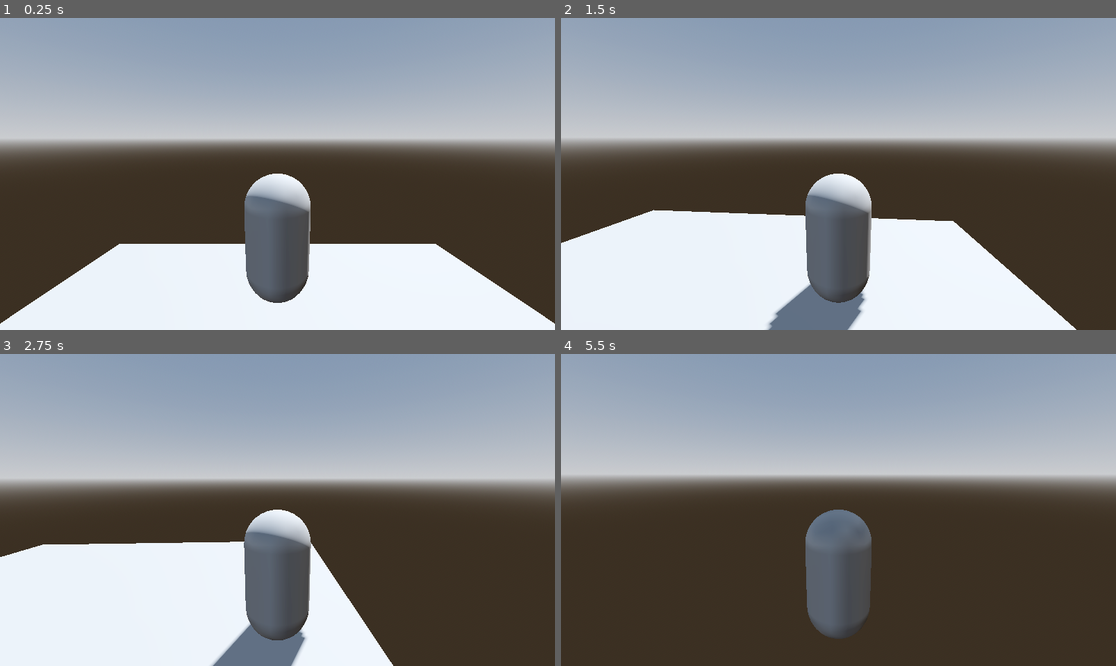
Above: before the commit, frames 1-4 (two rows, left to right).
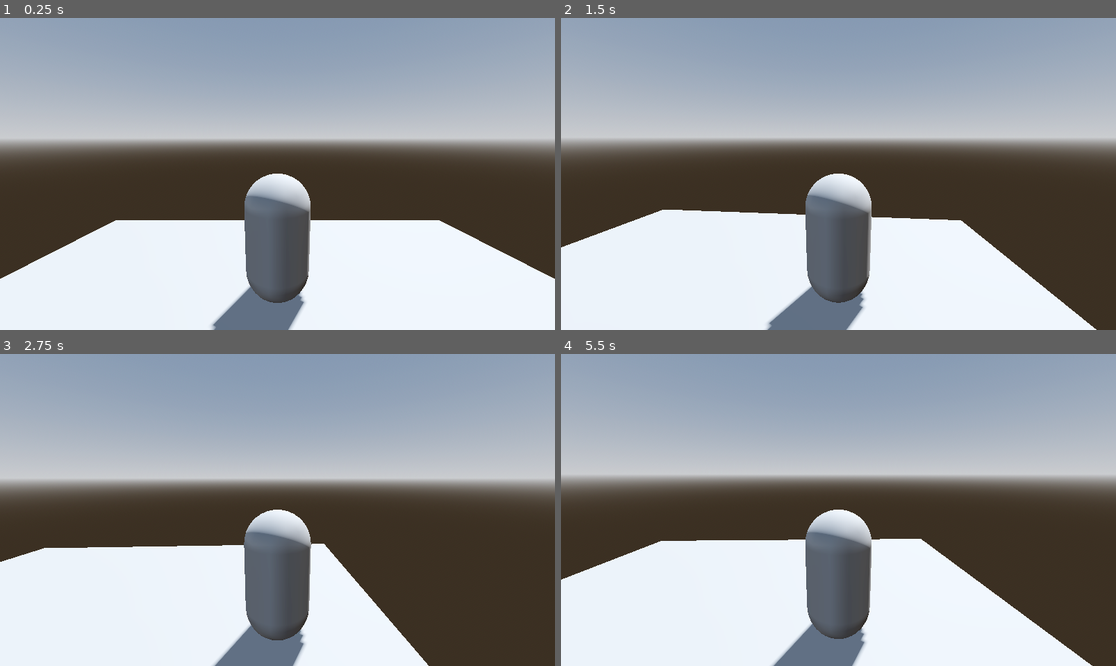
Above: after the commit, the same moments.

Repository: FinnCTC/CrossCountry_SkillsUSA
Game: Godot game, scene res://scenes/placeholders/placeHolder.tscn
Same seed, same stepped clock (60 frames per second), same inputs: the game is played once before the commit and once after it.
Inputs (mouse positions are in pixels of both pictures, inside the frame that each line leads up to):
- Up to frame 1 (0.25 s): no input
- Up to frame 2 (1.5 s): move the mouse to (866, 174) at 0.52 s; hold D (move_right) 0.53-1.28 s; tap W (move_foward) at 0.6, 1.35 s; move the mouse to (810, 174) at 1.27 s; hold S (move_back) from 1.28 s (still down)
- Up to frame 3 (2.75 s): move the mouse to (288, 503) at 2.02 s; release S (move_back) at 2.03 s; hold D (move_right) from 2.03 s (still down); tap W (move_foward) at 2.1 s
- Up to frame 4 (5.5 s): move the mouse to (832, 516) at 2.77 s; tap W (move_foward) every 0.75 s from 2.85 to 5.1 s; move the mouse to (877, 513) at 3.52 s; release D (move_right) at 3.53 s; hold A (move_left) 3.53-5.03 s; move the mouse to (794, 506) at 4.27 s; move the mouse to (844, 510) at 5.02 s; hold S (move_back) from 5.03 s (still down)

The runs differ from the first frame. In frame 1, 9.7% of the frame differs, in the area x 0-100%, y 64-100%; in frame 2, 1.4%; in frame 3, 2.3%; in frame 4, 29%, in the area x 0-96%, y 49-100%.

Commit message:
reworked player to be characterbody3d

Diff:
--- a/scenes/player/player.gd
+++ b/scenes/player/player.gd
@@ -1,8 +1,12 @@
-extends RigidBody3D
+extends CharacterBody3D
 
-var mouse_sensitivity := 0.001
+@export var mouse_sensitivity : float
+@export var movement_speed: int
+
 var twist_input := 0.0
 var pitch_input := 0.0
+
+const gravity := 9.8
 
 @onready var twist_pivot := $TwistPivot
 @onready var pitch_pivot := $TwistPivot/PitchPivot
@@ -13,14 +17,26 @@
 
 func _process(delta: float) -> void:
 
+	#MOVEMENT
 	var input := Vector3.ZERO
 	input.x = Input.get_axis("move_left", "move_right")
 	input.z = Input.get_axis("move_foward", "move_back")
 
-	apply_central_force(twist_pivot.basis * input * 1200.0 * delta)
+	var forward = %Camera3D.global_basis.z
+	var right = %Camera3D.global_basis.x
+
+	var movement_vector = (forward * input.z) + (right * input.x)
+
+	velocity = movement_vector * movement_speed
+
+	if not is_on_floor():
+		velocity.y -= gravity
 
 	if Input.is_action_just_pressed("ui_cancel"):
 		Input.set_mouse_mode(Input.MOUSE_MODE_VISIBLE)
+
+
+	#CAMERA
 
 	twist_pivot.rotate_y(twist_input)
 	pitch_pivot.rotate_x(pitch_input)
@@ -31,6 +47,8 @@
 	twist_input = 0.0
 	pitch_input = 0.0
 
+	move_and_slide()
+
 func _unhandled_input(event: InputEvent) -> void:
 	if event is InputEventMouseMotion:
 		if Input.get_mouse_mode() == Input.MOUSE_MODE_CAPTURED:
--- a/scenes/player/player.tscn
+++ b/scenes/player/player.tscn
@@ -7,9 +7,10 @@
 [sub_resource type="ConvexPolygonShape3D" id="ConvexPolygonShape3D_i3pqv"]
 points = PackedVector3Array(-0.12520654, -0.532801, -0.4805069, 0.022783129, 0.4760704, 0.49888408, 0.16971254, 0.55914 …(1084 unchanged characters)…
 
-[node name="Player" type="RigidBody3D"]
-lock_rotation = true
+[node name="Player" type="CharacterBody3D"]
 script = ExtResource("1_4flbx")
+mouse_sensitivity = 0.001
+movement_speed = 2
 
 [node name="MeshInstance3D" type="MeshInstance3D" parent="."]
 mesh = SubResource("CapsuleMesh_onrkg")
@@ -18,10 +19,14 @@
 shape = SubResource("ConvexPolygonShape3D_i3pqv")
 
 [node name="TwistPivot" type="Node3D" parent="."]
+unique_name_in_owner = true
 transform = Transform3D(1, 0, 0, 0, 1, 0, 0, 0, 1, 0, 1, 0)
 
 [node name="PitchPivot" type="Node3D" parent="TwistPivot"]
+unique_name_in_owner = true
 transform = Transform3D(1, 0, 0, 0, 0.9848077, 0.17364818, 0, -0.17364818, 0.9848077, 0, 0, 0)
 
 [node name="Camera3D" type="Camera3D" parent="TwistPivot/PitchPivot"]
+unique_name_in_owner = true
 transform = Transform3D(1, 0, 0, 0, 1, 0, 0, 0, 1, 0, 0, 3)
+current = true
